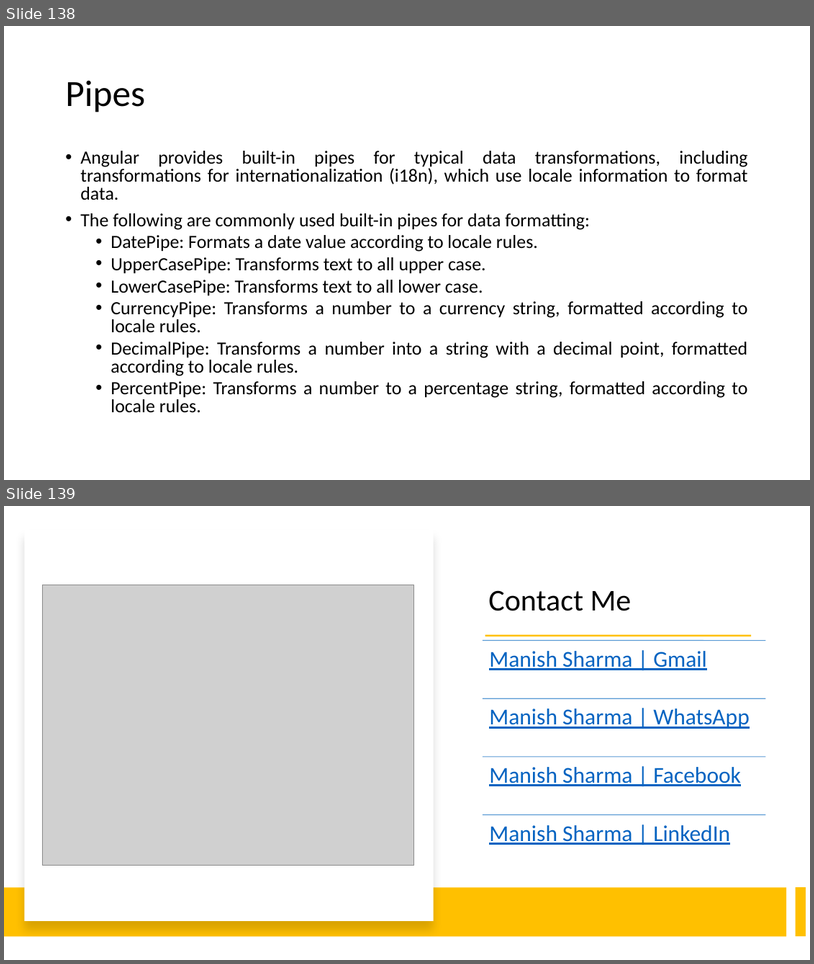
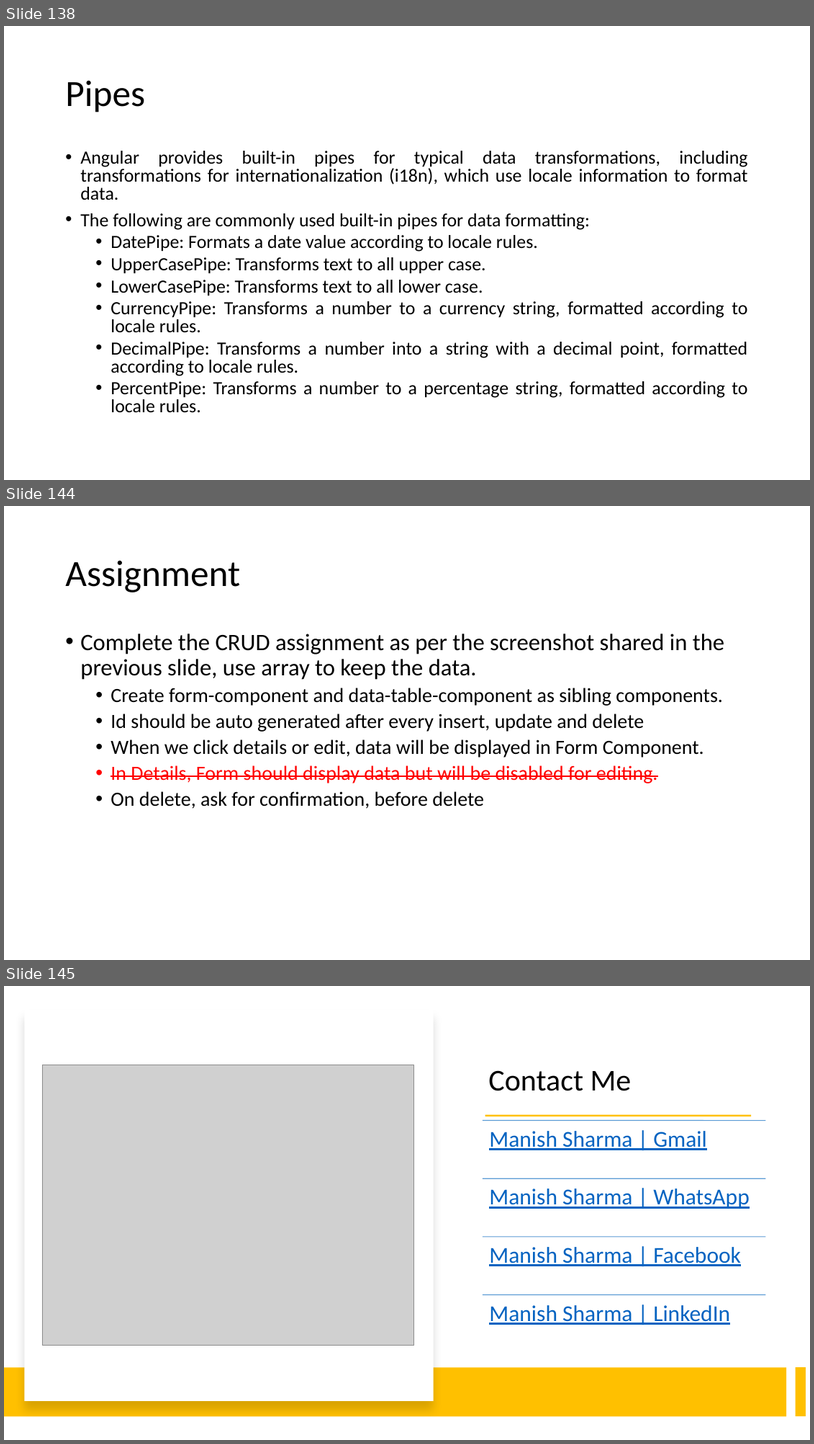
Before and after one commit to explore-with-manish/BFL_Byte_Jul23, a slide deck: Ng-Byte.pptx. Shown one above the other, each under a label of ours: slides 138 and 139 before the commit, slides 138, 144 and 145 after it; the slides between them are not shown. The pictures are 814x964 and 814x1444 pixels, drawn with LibreOffice and Linux fonts; fonts in the diff are those of the drawing; grey boxes stand for pictures. Boxes give left, top, right and bottom in pixels: in the first picture for what was removed or moved away, otherwise in the second. Text is boxed around its words. In the diff, an @@ line names an element or a change of style, - is before the commit and + after.

```diff
--- a/Ng-Byte.pptx
+++ b/Ng-Byte.pptx
@@ slide 144 added at (4, 506, 810, 960), background #FFFFFF @@
@@ title added at (65, 560, 240, 592), 44 pt, text #000000 @@
+Assignment
@@ text added at (80, 633, 725, 808), 24 pt, text #000000 @@
+• Complete the CRUD assignment as per the screenshot shared in the previous slide, use array to keep the data.
+  • Create form-component and data-table-component as sibling components.
+  • Id should be auto generated after every insert, update and delete
+  • When we click details or edit, data will be displayed in Form Component.
+  • In Details, Form should display data but will be disabled for editing.
+  • On delete, ask for confirmation, before delete
@@ what was slide 139 is now slide 145 @@
```
Also in this commit, not shown: 5 other slides added.
